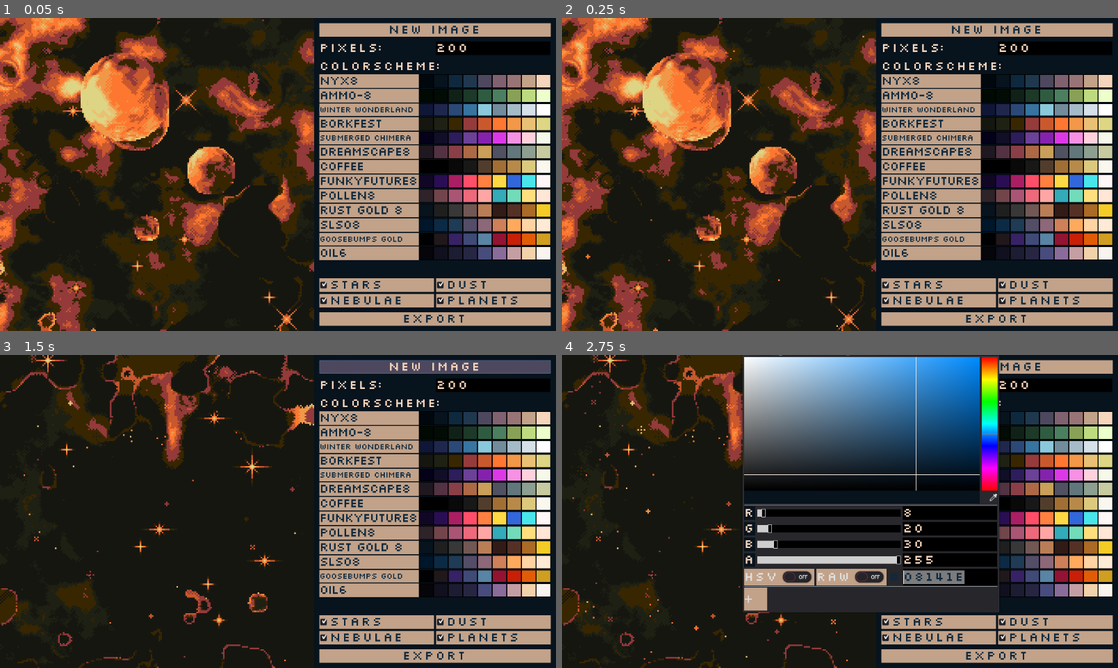
Above: before the commit, frames 1-4 (two rows, left to right).
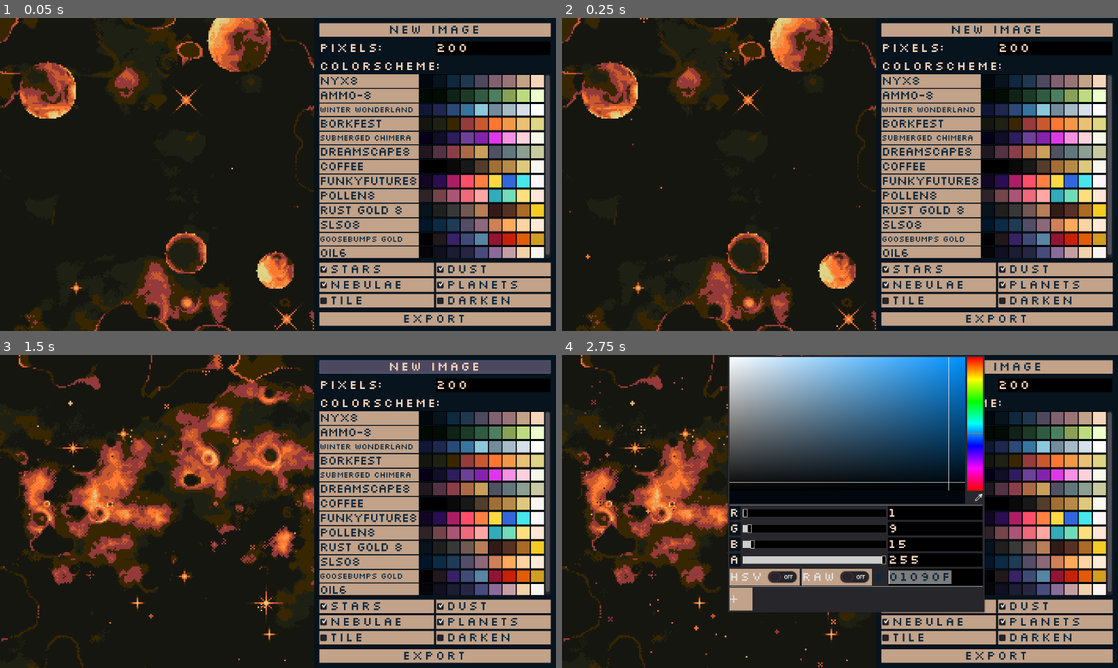
Above: after the commit, the same moments.

Repository: Deep-Fold/PixelSpace
Game: Godot game, scene res://GUI/GUI.tscn
Same seed, same stepped clock (60 frames per second), same inputs: the game is played once before the commit and once after it.
Inputs:
- Up to frame 1 (0.05 s): no input
- Up to frame 2 (0.25 s): no input
- Up to frame 3 (1.5 s): click "new image" at 0.5 s; click "new image" at 1.25 s
- Up to frame 4 (2.75 s): click "NYX8" at 2 s

The runs differ from the first frame. In frame 1, 37% of the frame differs, in the area x 0-100%, y 0-100%; in frame 2, 37%; in frame 3, 30%; in frame 4, 26%.

Commit message:
fixes&tiling.
fixes html5 articfact issues.
tiling and darkening added.

Diff:
--- a/BackgroundGenerator/BackgroundGenerator.gd
+++ b/BackgroundGenerator/BackgroundGenerator.gd
@@ -4,14 +4,37 @@
 onready var starstuff = $StarStuff
 onready var nebulae = $Nebulae
 onready var particles = $StarParticles
+onready var starcontainer = $StarContainer
+onready var planetcontainer = $PlanetContainer
 onready var planet_scene = preload("res://BackgroundGenerator/Planet.tscn")
 onready var big_star_scene = preload("res://BackgroundGenerator/BigStar.tscn")
 
+var should_tile = false
+var reduce_background = false
+var mirror_size = Vector2(200,200)
+
 export (GradientTexture) var colorscheme
-var space_objects = []
+var planet_objects = []
+var star_objects = []
 
 #func _ready():
 #	_set_new_colors(colorscheme, background_color)
+
+func set_mirror_size(new):
+	mirror_size = new
+
+func toggle_tile():
+	should_tile = !should_tile
+	starstuff.material.set_shader_param("should_tile", should_tile)
+	nebulae.material.set_shader_param("should_tile", should_tile)
+
+	_make_new_planets()
+	_make_new_stars()
+
+func toggle_reduce_background():
+	reduce_background = !reduce_background
+	starstuff.material.set_shader_param("reduce_background", reduce_background)
+	nebulae.material.set_shader_param("reduce_background", reduce_background)
 
 func generate_new():
 	starstuff.material.set_shader_param("seed", rand_range(1.0, 10.0))
@@ -31,15 +54,23 @@
 
 	$PauseParticles.start()
 
-	for o in space_objects:
-		o.queue_free()
-	space_objects = []
+	_make_new_planets()
+	_make_new_stars()
 
-#	var star_amount = int(rect_size.x * rect_size.y) / 4000
+func _make_new_stars():
+	for s in star_objects:
+		s.queue_free()
+	star_objects = []
+
 	var star_amount = int(rect_size.x / 20)
 	star_amount = max(star_amount, 1)
 	for i in randi()%star_amount:
 		_place_big_star()
+
+func _make_new_planets():
+	for p in planet_objects:
+		p.queue_free()
+	planet_objects = []
 
 	var planet_amount = 5#int(rect_size.x * rect_size.y) / 8000
 	for i in randi()%planet_amount:
@@ -53,24 +84,39 @@
 	nebulae.material.set_shader_param("background_color", new_background)
 
 	particles.process_material.set_shader_param("colorscheme", colorscheme)
-	for o in space_objects:
-		o.material.set_shader_param("colorscheme", colorscheme)
+	for p in planet_objects:
+		p.material.set_shader_param("colorscheme", colorscheme)
+	for s in star_objects:
+		s.material.set_shader_param("colorscheme", colorscheme)
 
 func _place_planet():
-	var pos = Vector2(int(rand_range(10, rect_size.x - 10)), int(rand_range(10, rect_size.y - 10)))
 	var scale = Vector2(1,1)*(rand_range(0.2, 0.7)*rand_range(0.5, 1.0)*rect_size.x*0.005)
+
+	var pos = Vector2()
+	if (should_tile):
+		var offs = scale.x * 100.0 * 0.5
+		pos = Vector2(int(rand_range(offs, rect_size.x - offs)), int(rand_range(offs, rect_size.y - offs)))
+	else:
+		pos = Vector2(int(rand_range(0, rect_size.x)), int(rand_range(0, rect_size.y)))
+
 	var planet = planet_scene.instance()
 	planet.scale = scale
 	planet.position = pos
-	$PlanetContainer.add_child(planet)
-	space_objects.append(planet)
+	planetcontainer.add_child(planet)
+	planet_objects.append(planet)
 
 func _place_big_star():
-	var pos = Vector2(int(rand_range(0, rect_size.x)), int(rand_range(0, rect_size.y)))
+	var pos = Vector2()
+	if (should_tile):
+		var offs = 10.0
+		pos = Vector2(int(rand_range(offs, rect_size.x - offs)), int(rand_range(offs, rect_size.y - offs)))
+	else:
+		pos = Vector2(int(rand_range(0, rect_size.x)), int(rand_range(0, rect_size.y)))
+
 	var star = big_star_scene.instance()
 	star.position = pos
-	$StarContainer.add_child(star)
-	space_objects.append(star)
+	starcontainer.add_child(star)
+	star_objects.append(star)
 
 func _on_PauseParticles_timeout():
 	particles.speed_scale = 0.0
@@ -83,11 +129,11 @@
 	starstuff.visible = !starstuff.visible
 
 func toggle_stars():
-	$StarContainer.visible = !$StarContainer.visible
+	starcontainer.visible = !starcontainer.visible
 	particles.visible = !particles.visible
 
 func toggle_nebulae():
 	$Nebulae.visible = !$Nebulae.visible
 
 func toggle_planets():
-	$PlanetContainer.visible = !$PlanetContainer.visible
+	planetcontainer.visible = !planetcontainer.visible
--- a/BackgroundGenerator/Nebulae.shader
+++ b/BackgroundGenerator/Nebulae.shader
@@ -7,31 +7,37 @@
 uniform float pixels = 100.0;
 uniform sampler2D colorscheme;
 uniform vec4 background_color : hint_color;
+uniform bool should_tile = false;
+uniform bool reduce_background = false;
 
-float rand(vec2 coord) {
-	return fract(sin(dot(coord.xy ,vec2(12.9898,78.233))) * 15.5453 * seed);
+float rand(vec2 coord, float tilesize) {
+	if (should_tile) {
+		coord = mod(coord, tilesize);
+	}
+
+	return fract(sin(dot(coord.xy ,vec2(12.9898,78.233))) * (15.5453 + seed));
 }
 
-float noise(vec2 coord){
+float noise(vec2 coord, float tilesize){
 	vec2 i = floor(coord);
 	vec2 f = fract(coord);
 
-	float a = rand(i);
-	float b = rand(i + vec2(1.0, 0.0));
-	float c = rand(i + vec2(0.0, 1.0));
-	float d = rand(i + vec2(1.0, 1.0));
+	float a = rand(i, tilesize);
+	float b = rand(i + vec2(1.0, 0.0), tilesize);
+	float c = rand(i + vec2(0.0, 1.0), tilesize);
+	float d = rand(i + vec2(1.0, 1.0), tilesize);
 
 	vec2 cubic = f * f * (3.0 - 2.0 * f);
 
 	return mix(a, b, cubic.x) + (c - a) * cubic.y * (1.0 - cubic.x) + (d - b) * cubic.x * cubic.y;
 }
 
-float fbm(vec2 coord){
+float fbm(vec2 coord, float tilesize){
 	float value = 0.0;
 	float scale = 0.5;
 
 	for(int i = 0; i < OCTAVES ; i++){
-		value += noise(coord) * scale;
+		value += noise(coord, tilesize ) * scale;
 		coord *= 2.0;
 		scale *= 0.5;
 	}
@@ -42,11 +48,15 @@
 	return mod(uv1.y+uv2.x,2.0/pixels) <= 1.0 / pixels;
 }
 
-float circleNoise(vec2 uv) {
+float circleNoise(vec2 uv, float tilesize) {
+	if (should_tile) {
+		uv = mod(uv, tilesize);
+	}
+
     float uv_y = floor(uv.y);
     uv.x += uv_y*.31;
     vec2 f = fract(uv);
-	float h = rand(vec2(floor(uv.x),floor(uv_y)));
+	float h = rand(vec2(floor(uv.x),floor(uv_y)), tilesize);
     float m = (length(f-0.25-(h*0.5)));
     float r = h*0.25;
     return smoothstep(0.0, r, m*0.75);
@@ -59,17 +69,15 @@
 	return vec;
 }
 
-float cloud_alpha(vec2 uv) {
+float cloud_alpha(vec2 uv, float tilesize) {
 	float c_noise = 0.0;
 
 	// more iterations for more turbulence
-	int iters = 5;
+	int iters = 2;
 	for (int i = 0; i < iters; i++) {
-		float relative = (float(i)/float(iters));
-		vec2 c_uv = rotate(uv, relative * 6.28);
-		c_noise += circleNoise((uv * 0.3) + (float(i+1)+10.));
+		c_noise += circleNoise(uv * 0.5 + (float(i+1)) + vec2(-0.3, 0.0), ceil(tilesize * 0.5));
 	}
-	float fbm = fbm(uv+c_noise);
+	float fbm = fbm(uv+c_noise, tilesize);
 
 	return fbm;
 }
@@ -83,14 +91,14 @@
 	float d = distance(uv, vec2(0.5)) * 0.4;
 
 	// noise for the inside of the nebulae
-	float n = cloud_alpha(uv * size);
-	float n2 = fbm(uv * size + vec2(600, 600));
+	float n = cloud_alpha(uv * size, size);
+	float n2 = fbm(uv * size + vec2(1, 1), size);
 	float n_lerp = n2 * n;
-	float n_dust = cloud_alpha(uv * size);
+	float n_dust = cloud_alpha(uv * size, size);
 	float n_dust_lerp = n_dust * n_lerp;
 
 	// noise for the shape of the nebulae
-	float n_alpha = fbm(uv * size * 0.05 + vec2(300, 300));
+	float n_alpha = fbm(uv * ceil(size * 0.05) -vec2(1, 1), ceil(size * 0.05));
 	float a_dust = step(n_alpha , n_dust_lerp * 1.8);
 
 	// apply dithering
@@ -103,8 +111,15 @@
 	// slightly offset alpha values to create thin bands around the nebulae
 	float a = step(n2, 0.1 + d);
 	float a2 = step(n2, 0.115 + d);
+	if (should_tile) {
+		a = step(n2, 0.3);
+		a2 = step(n2, 0.315);
+	}
 
 	// choose colors
+	if (reduce_background) {
+		n_dust_lerp = pow(n_dust_lerp, 1.2) * 0.7;
+	}
 	float col_value = 0.0;
 	if (a2 > a) {
 		col_value = floor(n_dust_lerp * 35.0) / 7.0;
--- a/BackgroundGenerator/Nebulae.tres
+++ b/BackgroundGenerator/Nebulae.tres
@@ -5,9 +5,11 @@
 
 [resource]
 shader = ExtResource( 2 )
-shader_param/size = 5.002
+shader_param/size = 5.0
 shader_param/OCTAVES = 3
-shader_param/seed = 6.0
+shader_param/seed = 4.507
 shader_param/pixels = 500.0
 shader_param/background_color = Color( 0.0901961, 0.0901961, 0.0666667, 1 )
+shader_param/should_tile = false
+shader_param/reduce_background = false
 shader_param/colorscheme = ExtResource( 1 )
--- a/BackgroundGenerator/StarStuff.shader
+++ b/BackgroundGenerator/StarStuff.shader
@@ -5,32 +5,38 @@
 uniform int OCTAVES : hint_range(0, 20, 1);
 uniform float seed: hint_range(1, 10);
 uniform float pixels = 100.0;
+uniform bool should_tile = false;
+uniform bool reduce_background = false;
 uniform sampler2D colorscheme;
 
-float rand(vec2 coord) {
-	return fract(sin(dot(coord.xy ,vec2(12.9898,78.233))) * 15.5453 * seed);
+float rand(vec2 coord, float tilesize) {
+	if (should_tile) {
+		coord = mod(coord, tilesize);
+	}
+
+	return fract(sin(dot(coord.xy ,vec2(12.9898,78.233))) * (15.5453 + seed));
 }
 
-float noise(vec2 coord){
+float noise(vec2 coord, float tilesize){
 	vec2 i = floor(coord);
 	vec2 f = fract(coord);
 
-	float a = rand(i);
-	float b = rand(i + vec2(1.0, 0.0));
-	float c = rand(i + vec2(0.0, 1.0));
-	float d = rand(i + vec2(1.0, 1.0));
+	float a = rand(i, tilesize);
+	float b = rand(i + vec2(1.0, 0.0), tilesize);
+	float c = rand(i + vec2(0.0, 1.0), tilesize);
+	float d = rand(i + vec2(1.0, 1.0), tilesize);
 
 	vec2 cubic = f * f * (3.0 - 2.0 * f);
 
 	return mix(a, b, cubic.x) + (c - a) * cubic.y * (1.0 - cubic.x) + (d - b) * cubic.x * cubic.y;
 }
 
-float fbm(vec2 coord){
+float fbm(vec2 coord, float tilesize){
 	float value = 0.0;
 	float scale = 0.5;
 
 	for(int i = 0; i < OCTAVES ; i++){
-		value += noise(coord) * scale;
+		value += noise(coord, tilesize ) * scale;
 		coord *= 2.0;
 		scale *= 0.5;
 	}
@@ -41,15 +47,20 @@
 	return mod(uv1.y+uv2.x,2.0/pixels) <= 1.0 / pixels;
 }
 
-float circleNoise(vec2 uv) {
+float circleNoise(vec2 uv, float tilesize) {
+	if (should_tile) {
+		uv = mod(uv, tilesize);
+	}
+
     float uv_y = floor(uv.y);
     uv.x += uv_y*.31;
     vec2 f = fract(uv);
-	float h = rand(vec2(floor(uv.x),floor(uv_y)));
+	float h = rand(vec2(floor(uv.x),floor(uv_y)), tilesize);
     float m = (length(f-0.25-(h*0.5)));
     float r = h*0.25;
     return smoothstep(0.0, r, m*0.75);
 }
+
 
 vec2 rotate(vec2 vec, float angle) {
 	vec -=vec2(0.5);
@@ -58,17 +69,15 @@
 	return vec;
 }
 
-float cloud_alpha(vec2 uv) {
+float cloud_alpha(vec2 uv, float tilesize) {
 	float c_noise = 0.0;
 
 	// more iterations for more turbulence
 	int iters = 2;
 	for (int i = 0; i < iters; i++) {
-		float relative = (float(i)/float(iters));
-		vec2 c_uv = rotate(uv, relative * 6.28);
-		c_noise += circleNoise((uv * 0.3) + (float(i+1)+10.));
+		c_noise += circleNoise(uv * 0.5 + (float(i+1)) + vec2(-0.3, 0.0), ceil(tilesize * 0.5));
 	}
-	float fbm = fbm(uv+c_noise);
+	float fbm = fbm(uv+c_noise, tilesize);
 
 	return fbm;
 }
@@ -80,9 +89,9 @@
 
 	// noise for the dust
 	// the + vec2(x,y) is to create an offset in noise values
-	float n_alpha = fbm(uv * size * 0.05 + vec2(300, 300));
-	float n_dust = cloud_alpha(uv * size);
-	float n_dust2 = fbm(uv * size * 0.2 + vec2(600, 600));
+	float n_alpha = fbm(uv * ceil(size * 0.5) +vec2(2,2),ceil(size * 0.5));
+	float n_dust = cloud_alpha(uv * size, size);
+	float n_dust2 = fbm(uv * ceil(size * 0.2)  -vec2(2,2),ceil(size * 0.2));
 	float n_dust_lerp = n_dust2 * n_dust;
 
 	// apply dithering
@@ -98,7 +107,14 @@
 	}
 
 	// choose & apply colors
+	if (reduce_background) {
+		n_dust_lerp = pow(n_dust_lerp, 0.8) * 0.7;
+	}
+
 	float col_value = floor(n_dust_lerp) / 7.0;
 	vec3 col = texture(colorscheme, vec2(col_value, 0.0)).rgb;
+
+
+
 	COLOR = vec4(col, a_dust);
 }
--- a/BackgroundGenerator/StarStuff.tres
+++ b/BackgroundGenerator/StarStuff.tres
@@ -5,8 +5,10 @@
 
 [resource]
 shader = ExtResource( 2 )
-shader_param/size = 9.179
+shader_param/size = 10.0
 shader_param/OCTAVES = 8
-shader_param/seed = 6.0
+shader_param/seed = 6.521
 shader_param/pixels = 500.0
+shader_param/should_tile = false
+shader_param/reduce_background = false
 shader_param/colorscheme = ExtResource( 1 )
--- a/GUI/GUI.gd
+++ b/GUI/GUI.gd
@@ -14,6 +14,7 @@
 func _generate_new():
 	generator.rect_min_size = new_size
 	generator.rect_size = new_size
+	generator.set_mirror_size(new_size)
 	$Viewport/Camera1.zoom = new_size/viewport.size
 	$Viewport/Camera1.offset = new_size * 0.5
 	yield(get_tree(), "idle_frame")
@@ -77,3 +78,11 @@
 
 func _on_EnablePlanets_pressed():
 	generator.toggle_planets()
+
+
+func _on_EnableReduceBackground_pressed():
+	generator.toggle_reduce_background()
+
+
+func _on_EnableTile_pressed():
+	generator.toggle_tile()
--- a/GUI/GUI.tscn
+++ b/GUI/GUI.tscn
@@ -143,23 +143,25 @@
 [node name="ScrollContainer" type="ScrollContainer" parent="HBoxContainer/ColorRect/Settings"]
 margin_top = 98.0
 margin_right = 442.0
-margin_bottom = 480.0
+margin_bottom = 450.0
 rect_min_size = Vector2( 0, 50 )
 size_flags_vertical = 3
 
 [node name="VBoxContainer" type="VBoxContainer" parent="HBoxContainer/ColorRect/Settings/ScrollContainer"]
-margin_right = 442.0
+margin_right = 430.0
 margin_bottom = 356.0
 size_flags_horizontal = 3
 custom_constants/separation = 2
 
 [node name="Button" parent="HBoxContainer/ColorRect/Settings/ScrollContainer/VBoxContainer" instance=ExtResource( 3 )]
+margin_right = 430.0
 custom_fonts/font = ExtResource( 6 )
 text = "NYX8"
 colorscheme = PoolColorArray( 0.00392157, 0.0352941, 0.0588235, 1, 0.0313726, 0.0784314, 0.117647, 1, 0.0588235, 0.1647 …(209 unchanged characters)…
 
 [node name="Button4" parent="HBoxContainer/ColorRect/Settings/ScrollContainer/VBoxContainer" instance=ExtResource( 3 )]
 margin_top = 28.0
+margin_right = 430.0
 margin_bottom = 54.0
 custom_fonts/font = ExtResource( 6 )
 text = "AMMO-8"
@@ -167,6 +169,7 @@
 
 [node name="Button9" parent="HBoxContainer/ColorRect/Settings/ScrollContainer/VBoxContainer" instance=ExtResource( 3 )]
 margin_top = 56.0
+margin_right = 430.0
 margin_bottom = 80.0
 custom_fonts/font = ExtResource( 7 )
 text = "winter wonderland"
@@ -174,6 +177,7 @@
 
 [node name="Button11" parent="HBoxContainer/ColorRect/Settings/ScrollContainer/VBoxContainer" instance=ExtResource( 3 )]
 margin_top = 82.0
+margin_right = 430.0
 margin_bottom = 108.0
 custom_fonts/font = ExtResource( 6 )
 text = "borkfest"
@@ -181,6 +185,7 @@
 
 [node name="Button10" parent="HBoxContainer/ColorRect/Settings/ScrollContainer/VBoxContainer" instance=ExtResource( 3 )]
 margin_top = 110.0
+margin_right = 430.0
 margin_bottom = 134.0
 custom_fonts/font = SubResource( 2 )
 text = "submerged chimera"
@@ -188,6 +193,7 @@
 
 [node name="Button6" parent="HBoxContainer/ColorRect/Settings/ScrollContainer/VBoxContainer" instance=ExtResource( 3 )]
 margin_top = 136.0
+margin_right = 430.0
 margin_bottom = 162.0
 custom_fonts/font = ExtResource( 6 )
 text = "DREAMSCAPE8"
@@ -195,6 +201,7 @@
 
 [node name="Button8" parent="HBoxContainer/ColorRect/Settings/ScrollContainer/VBoxContainer" instance=ExtResource( 3 )]
 margin_top = 164.0
+margin_right = 430.0
 margin_bottom = 190.0
 custom_fonts/font = ExtResource( 6 )
 text = "coffee"
@@ -202,6 +209,7 @@
 
 [node name="Button5" parent="HBoxContainer/ColorRect/Settings/ScrollContainer/VBoxContainer" instance=ExtResource( 3 )]
 margin_top = 192.0
+margin_right = 430.0
 margin_bottom = 218.0
 custom_fonts/font = ExtResource( 6 )
 text = "FUNKYFUTURE8"
@@ -209,6 +217,7 @@
 
 [node name="Button3" parent="HBoxContainer/ColorRect/Settings/ScrollContainer/VBoxContainer" instance=ExtResource( 3 )]
 margin_top = 220.0
+margin_right = 430.0
 margin_bottom = 246.0
 custom_fonts/font = ExtResource( 6 )
 text = "POLLEN8"
@@ -216,6 +225,7 @@
 
 [node name="Button7" parent="HBoxContainer/ColorRect/Settings/ScrollContainer/VBoxContainer" instance=ExtResource( 3 )]
 margin_top = 248.0
+margin_right = 430.0
 margin_bottom = 274.0
 custom_fonts/font = ExtResource( 6 )
 text = "Rust gold 8"
@@ -223,6 +233,7 @@
 
 [node name="Button2" parent="HBoxContainer/ColorRect/Settings/ScrollContainer/VBoxContainer" instance=ExtResource( 3 )]
 margin_top = 276.0
+margin_right = 430.0
 margin_bottom = 302.0
 custom_fonts/font = ExtResource( 6 )
 text = "SLSO8"
@@ -230,6 +241,7 @@
 
 [node name="Button12" parent="HBoxContainer/ColorRect/Settings/ScrollContainer/VBoxContainer" instance=ExtResource( 3 )]
 margin_top = 304.0
+margin_right = 430.0
 margin_bottom = 328.0
 custom_fonts/font = ExtResource( 7 )
 text = "Goosebumps gold"
@@ -237,19 +249,20 @@
 
 [node name="Button13" parent="HBoxContainer/ColorRect/Settings/ScrollContainer/VBoxContainer" instance=ExtResource( 3 )]
 margin_top = 330.0
+margin_right = 430.0
 margin_bottom = 356.0
 custom_fonts/font = ExtResource( 6 )
 text = "OIL6"
 colorscheme = PoolColorArray( 0.0228, 0.0228, 0.04, 1, 0.0666667, 0.0666667, 0.121569, 1, 0.113725, 0.113725, 0.2, 1, 0 …(196 unchanged characters)…
 
 [node name="Spacer3" type="Control" parent="HBoxContainer/ColorRect/Settings"]
-margin_top = 482.0
-margin_right = 442.0
-margin_bottom = 487.0
+margin_top = 452.0
+margin_right = 442.0
+margin_bottom = 457.0
 rect_min_size = Vector2( 0, 5 )
 
 [node name="GridContainer" type="GridContainer" parent="HBoxContainer/ColorRect/Settings"]
-margin_top = 489.0
+margin_top = 459.0
 margin_right = 442.0
 margin_bottom = 545.0
 columns = 2
@@ -287,6 +300,21 @@
 custom_styles/hover_pressed = SubResource( 3 )
 pressed = true
 text = "planets"
+
+[node name="EnableTile" type="CheckBox" parent="HBoxContainer/ColorRect/Settings/GridContainer"]
+margin_top = 60.0
+margin_right = 219.0
+margin_bottom = 86.0
+custom_styles/hover_pressed = SubResource( 3 )
+text = "tile"
+
+[node name="EnableReduceBackground" type="CheckBox" parent="HBoxContainer/ColorRect/Settings/GridContainer"]
+margin_left = 223.0
+margin_top = 60.0
+margin_right = 442.0
+margin_bottom = 86.0
+custom_styles/hover_pressed = SubResource( 3 )
+text = "darken"
 
 [node name="Spacer4" type="Control" parent="HBoxContainer/ColorRect/Settings"]
 margin_top = 547.0
@@ -309,5 +337,7 @@
 [connection signal="pressed" from="HBoxContainer/ColorRect/Settings/GridContainer/EnableDust" to="." method="_on_EnableDust_pressed"]
 [connection signal="pressed" from="HBoxContainer/ColorRect/Settings/GridContainer/EnableNebulae" to="." method="_on_EnableNebulae_pressed"]
 [connection signal="pressed" from="HBoxContainer/ColorRect/Settings/GridContainer/EnablePlanets" to="." method="_on_EnablePlanets_pressed"]
+[connection signal="pressed" from="HBoxContainer/ColorRect/Settings/GridContainer/EnableTile" to="." method="_on_EnableTile_pressed"]
+[connection signal="pressed" from="HBoxContainer/ColorRect/Settings/GridContainer/EnableReduceBackground" to="." method="_on_EnableReduceBackground_pressed"]
 [connection signal="pressed" from="HBoxContainer/ColorRect/Settings/ExportButton" to="." method="_on_ExportButton_pressed"]
 [connection signal="timeout" from="SaveTimer" to="." method="_on_SaveTimer_timeout"]
Binary file removed: Space Background.png
Not shown, removed: Space Background.png.import
